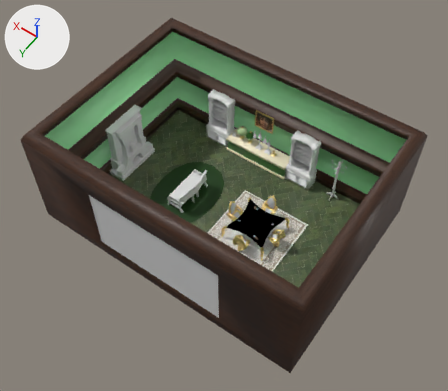
One commit to the Blender file Arte/Escenario/Modelo3D/Escenario.blend: the scene before it, then after it.
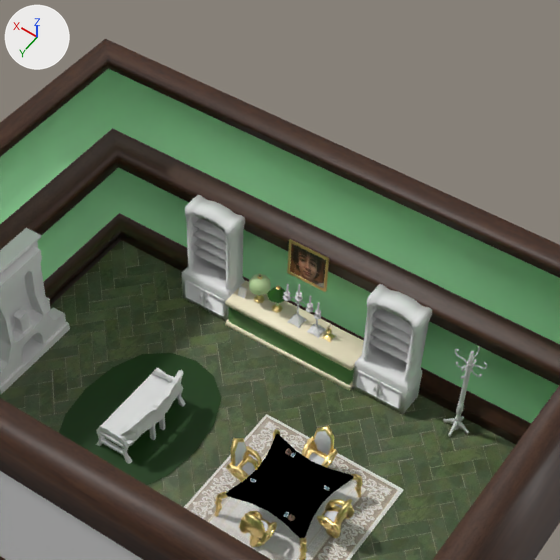
There are two pictures of each version: one whole from a 50 mm camera at (-169.8, 238.4, 399.3) aimed at (-5.7, 8.6, 38.1), one close up on the part from 27% to 85% of the width and 0% to 66% of the height. The axes (+X, +Y, +Z) are drawn at upper left. The lights are the same throughout.

Objects in the first close-up: 'Alfombra', 'Alfombra_Sofa', 'Chimenea', 'Cylinder.001', 'Cylinder.002', 'Cylinder.003', 'Decoración_Chimenea', 'Estante', 'Estanteria', 'Estanteria.001', 'Mesa', 'Pared', 'Sofa', 'Suelo', 'Ventana'.
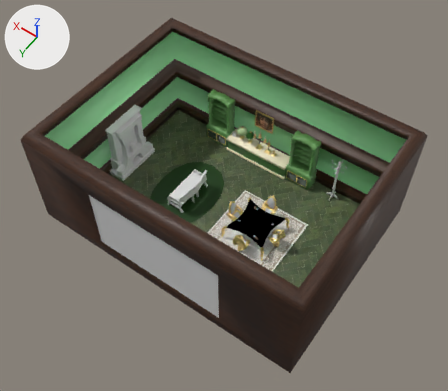
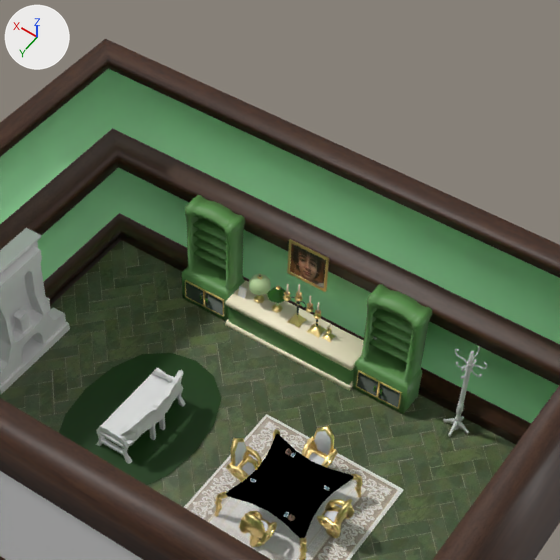
Where the newer file only moved an object's origin or applied its transform, the numbers keep the older frame.

The edits, one by one:
Picture 'Big_Candelabra' (img_big_candelabra) is new.
Picture 'Bookshelf' (img_bookshelf) is new.
Material 'BigCandelabra' (mat_bigcandelabra) is new.
Its texture is img_big_candelabra.
Material 'Bookshelf' (mat_bookshelf) is new.
Its texture is img_bookshelf.
me_cube_006 is used by ob_estanteria; location (-29.9, -70.9, 23.9).
me_cube_006 had 325 vertices, 310 faces and spanned x -11.4..11.3, y -0.2..11.9, z -24.2..24.9.
me_cube_006 now has 309 vertices, 294 faces and spans x -11.4..11.3, y -0.2..11.9, z -24.2..24.9.
Part 1, on me_cube_006:
16 vertices are removed from x -9.4..9.3, y 11.3, z -21.4..-12.2.
24 faces are deleted.
8 new faces join them, mat_gold (yellow #ffe39d).
me_cube_006 part 2: 238 faces spanning x -11.4..11.3, y -0.2..11.9, z -24.2..24.9 switch from no material to mat_bookshelf (picture img_bookshelf).
me_cube_006 part 3: 48 faces spanning x -9.4..9.3, y 11.3..11.9, z -21.4..-12.2 switch from no material to mat_gold (yellow #ffe39d).
me_cylinder_002 is used by ob_cylinder_001; location (10.7, -65.1, 28.0); scale (1.14, 1.14, 1.14).
me_cylinder_002 had 117 vertices, 110 faces and spanned x -1.29..1.29, y -1.24..1.31, z -0.99..1.29.
me_cylinder_002 now has 108 vertices, 101 faces and spans x -1.3..1.29, y -1.25..1.3, z 10.58..12.87.
me_cylinder_002 part 4: 117 vertices removed from x -1.29..1.29, y -1.24..1.31, z -0.99..1.29.
me_cylinder_002 part 5: 108 vertices added at x -1.3..1.29, y -1.25..1.3, z 10.58..12.87.
me_cylinder_002 part 6: the surface is now shaded smooth.
me_cylinder_002 now uses material mat_bigcandelabra (picture img_big_candelabra).
me_cylinder_002 now uses material mat_gold (yellow #ffe39d).

Changed parts and their boxes [x1, y1, x2, y2] in the close-ups (560 x 560 px):
part 1 of me_cube_006, cut back
    both: [185, 280, 402, 409]
part 2 of me_cube_006, recoloured (grey to green)
    both: [182, 195, 432, 414]
part 3 of me_cube_006, recoloured (grey to brown)
    both: [185, 281, 401, 409]
part 4 of me_cylinder_002, deleted
    before: [283, 291, 314, 313]
part 5 of me_cylinder_002, added
    after: [283, 291, 314, 313]
